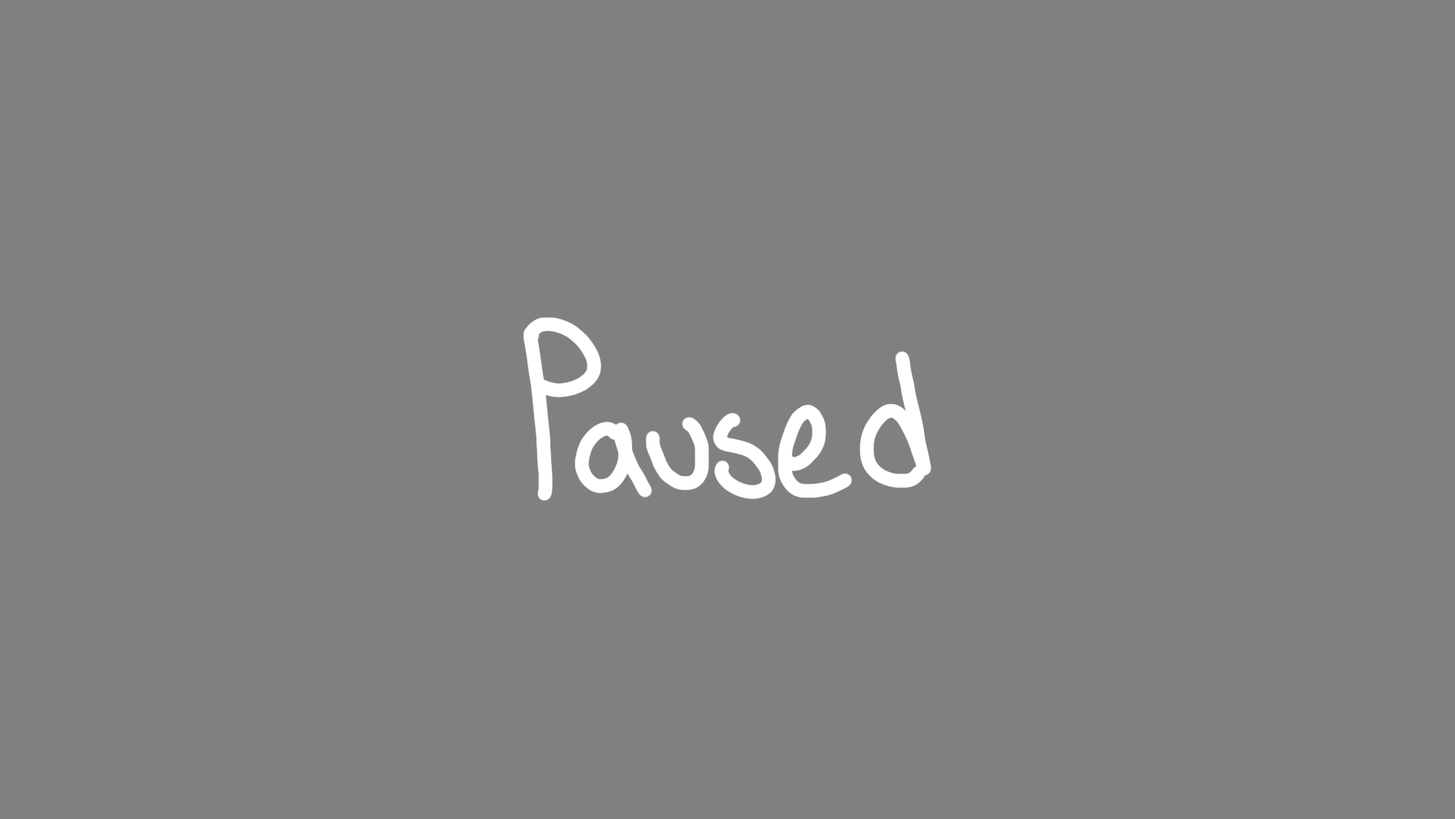
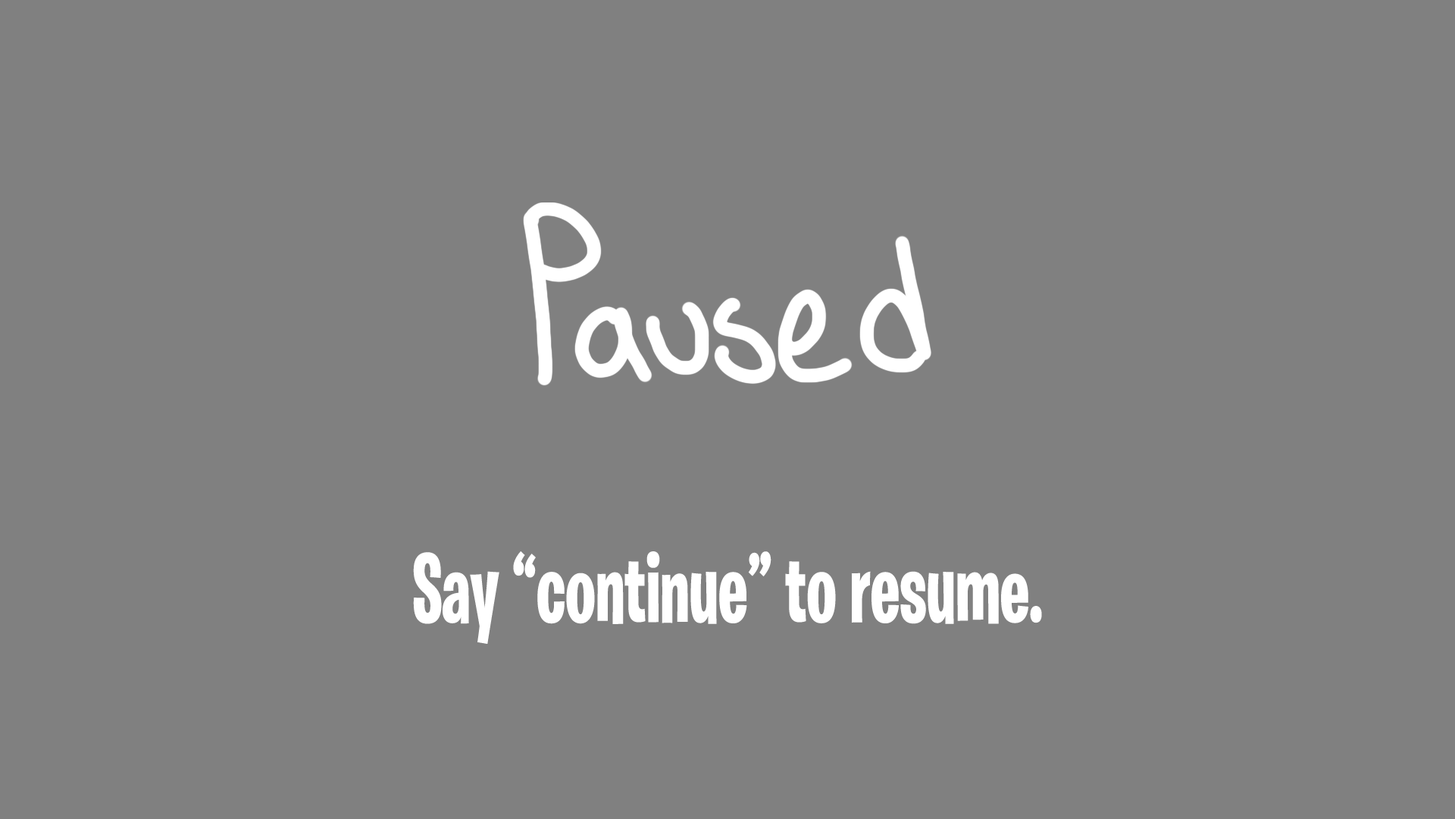
Two versions of the same layered image (w=1455, h=819). Layer-by-layer changes:
added layer "Say “continue” to resume." above "Layer 1" over <box>413,551,1043,644</box>
painted on "Layer 1" over <box>523,202,933,502</box>
